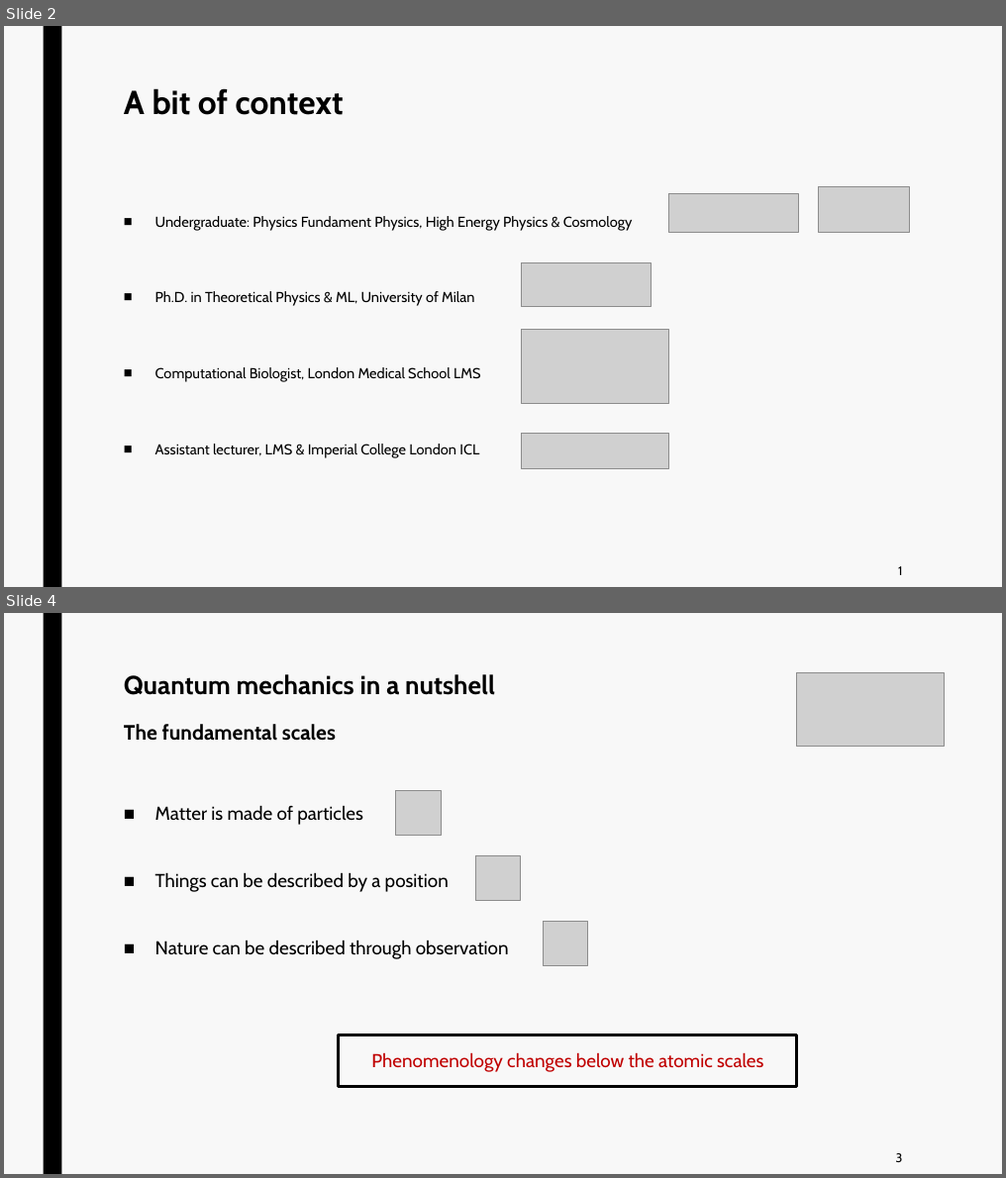
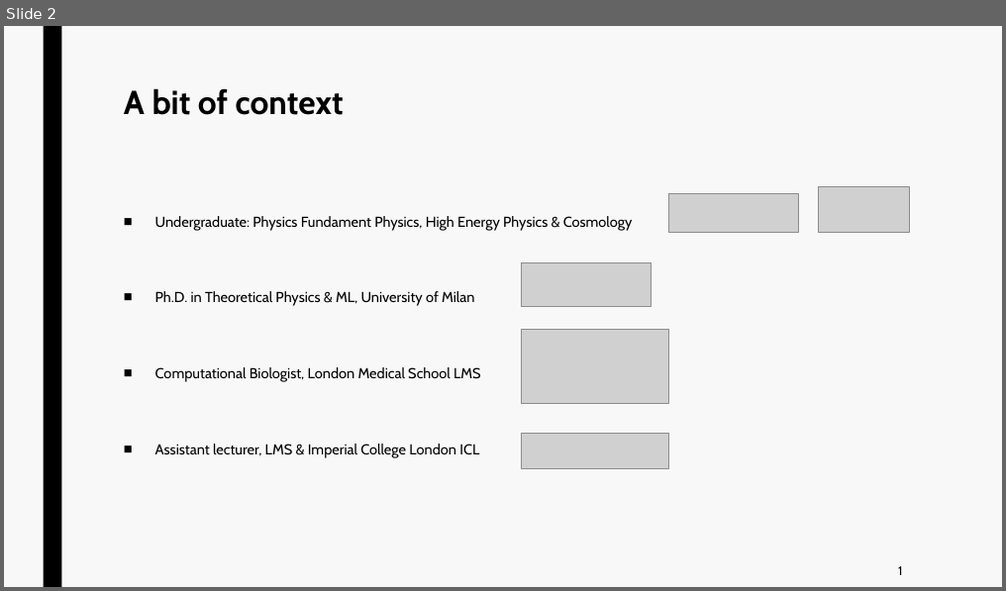
Before and after one commit to jurtasun/presentations, a slide deck: 202410_mrc_symposium/202410_mrc_symposium.ppt. Shown one above the other, each under a label of ours: slides 2 and 4 before the commit, slide 2 after it; the slides between them are not shown. The pictures are 1006x1178 and 1006x591 pixels, drawn with LibreOffice and Linux fonts; fonts in the diff are those of the drawing; grey boxes stand for pictures. Boxes give left, top, right and bottom in pixels: in the first picture for what was removed or moved away, otherwise in the second. Text is boxed around its words. In the diff, an @@ line names an element or a change of style, - is before the commit and + after.

```diff
--- a/202410_mrc_symposium/202410_mrc_symposium.ppt
+++ b/202410_mrc_symposium/202410_mrc_symposium.ppt
@@ slide 4 removed at [4,613,1002,1174], background #F8F8F8; not listed: 1 template element that a slide beside it also shows @@
@@ title removed at [124,674,495,741] @@
-Quantum mechanics in a nutshell
-The fundamental scales
@@ picture removed at [797,672,945,746] @@
@@ text removed at [155,805,509,959] @@
-■ Matter is made of particles
-■ Things can be described by a position
-■ Nature can be described through observation
@@ picture removed at [396,791,442,836] @@
@@ picture removed at [475,856,521,900] @@
@@ picture removed at [543,921,588,965] @@
@@ rectangle removed at [338,1035,797,1086] @@
@@ text removed at [371,1053,763,1072] @@
-Phenomenology changes below the atomic scales
@@ text removed at [896,1154,903,1162] @@
-3
```
Also in this commit, not shown: 4 slides changed, 1 slide added, 1 other slide removed, 3 other files.
